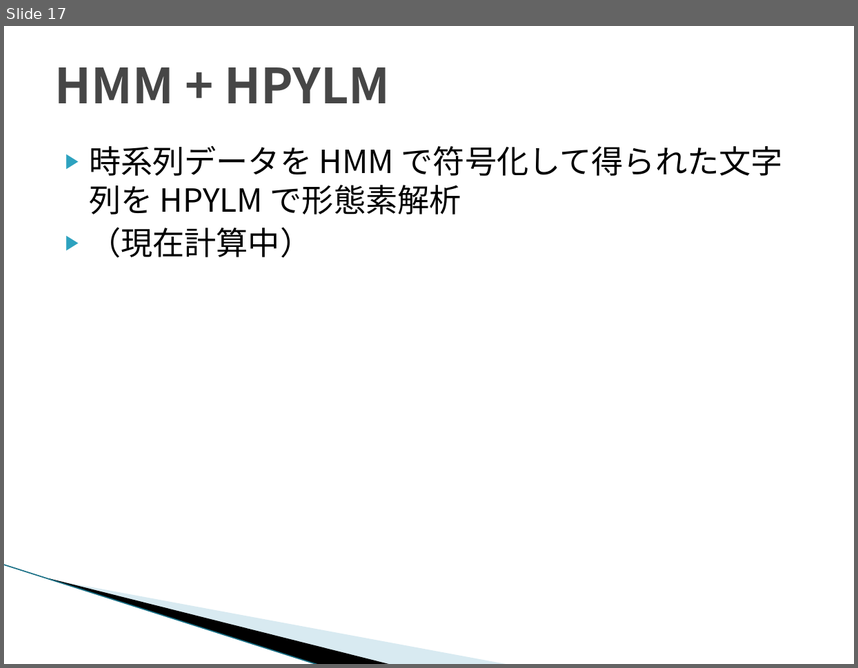
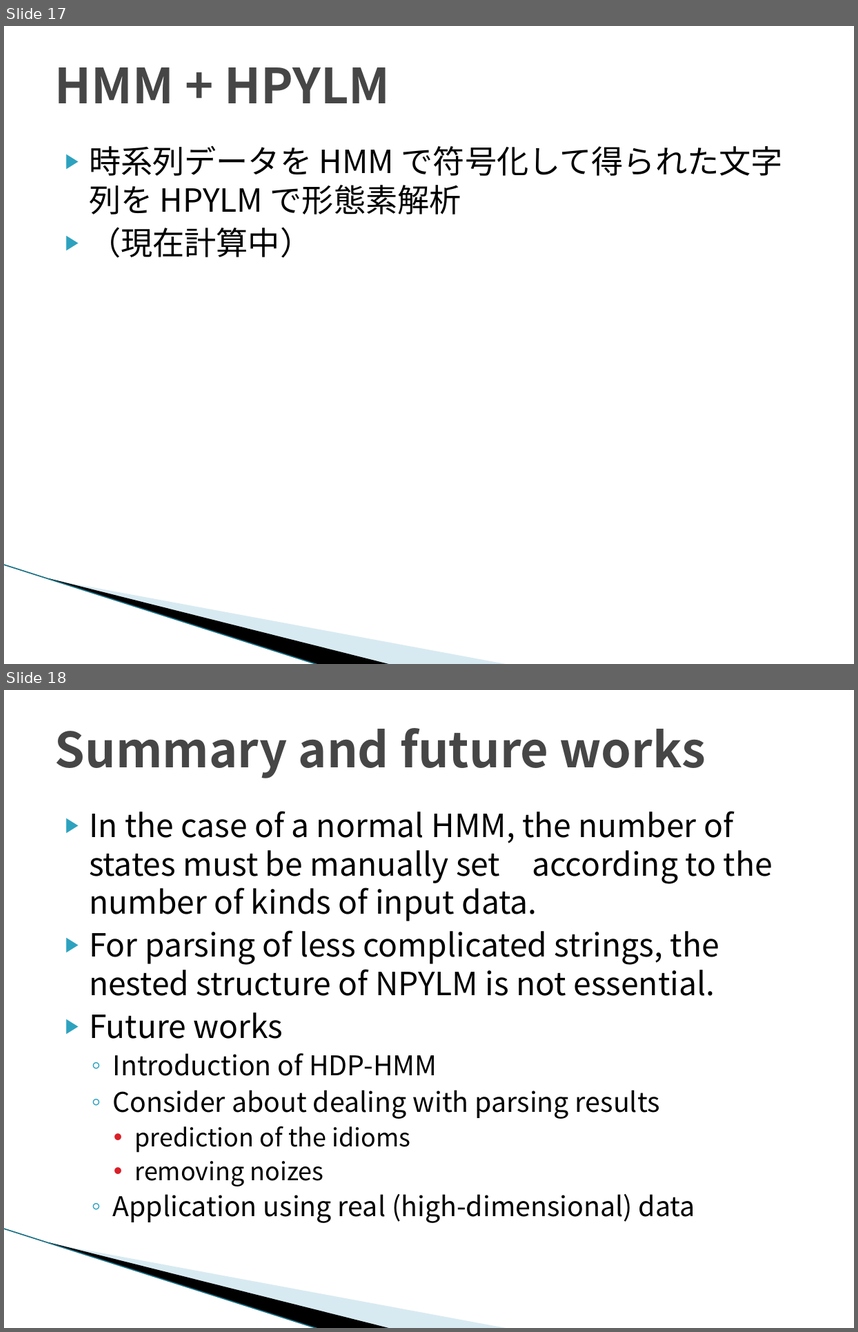
Before and after one commit to TetsuyaKomota/MyMasterStudies, a slide deck: slides/seminar_20170705_japanese.pptx. Shown one above the other, each under a label of ours: slide 17 before the commit, slides 17 and 18 after it. The pictures are 858x668 and 858x1332 pixels, drawn with LibreOffice and Linux fonts; fonts in the diff are those of the drawing; background and template pictures are left out. Boxes give left, top, right and bottom in pixels: in the first picture for what was removed or moved away, otherwise in the second. Text is boxed around its words. In the diff, an @@ line names an element or a change of style, - is before the commit and + after.

```diff
--- a/slides/seminar_20170705_japanese.pptx
+++ b/slides/seminar_20170705_japanese.pptx
@@ slide 18 added at (4, 690, 854, 1328), background #FFFFFF; not listed: 3 template elements that a slide beside it also shows @@
@@ title added at (55, 728, 706, 778), 41 pt, text #464646, bold @@
+Summary and future works
@@ text added at (89, 811, 773, 1223), 27 pt, text #000000 @@
+▶ In the case of a normal HMM, the number of states must be manually set according to the number of kinds of input data.
+▶ For parsing of less complicated strings, the nested structure of NPYLM is not essential.
+▶ Future works
+  ◦ Introduction of HDP-HMM
+  ◦ Consider about dealing with parsing results
+    • prediction of the idioms
+    • removing noizes
+  ◦ Application using real (high-dimensional) data
```
Also in this commit, not shown: 7 slides changed, 3 other slides added, 2 slides removed.
